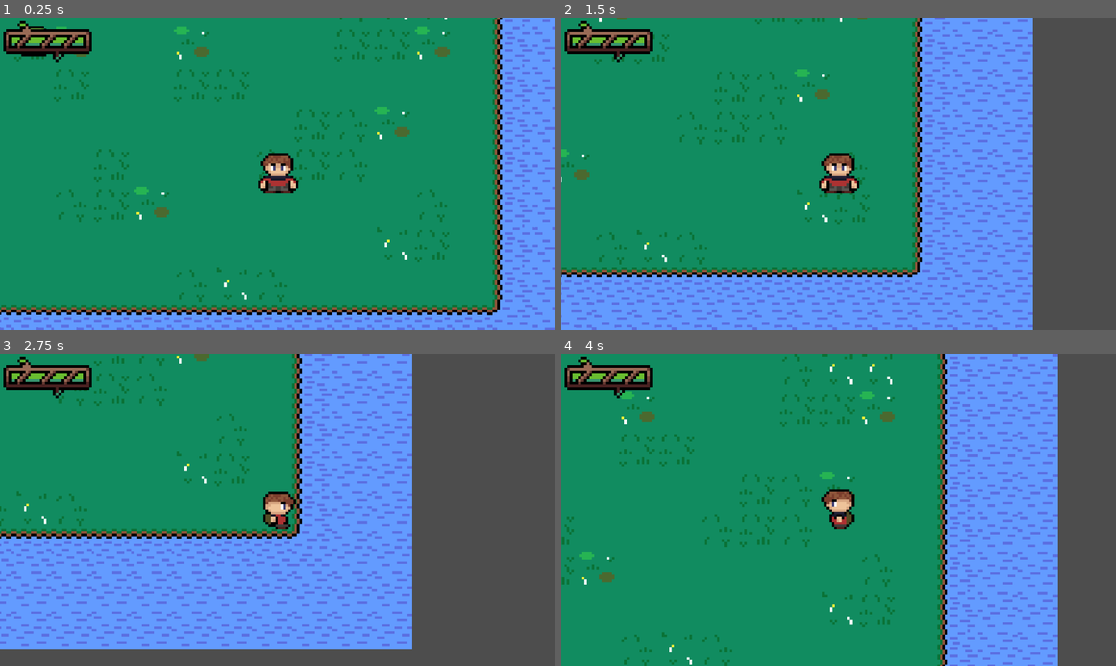
Above: before the commit, frames 1-4 (two rows, left to right).
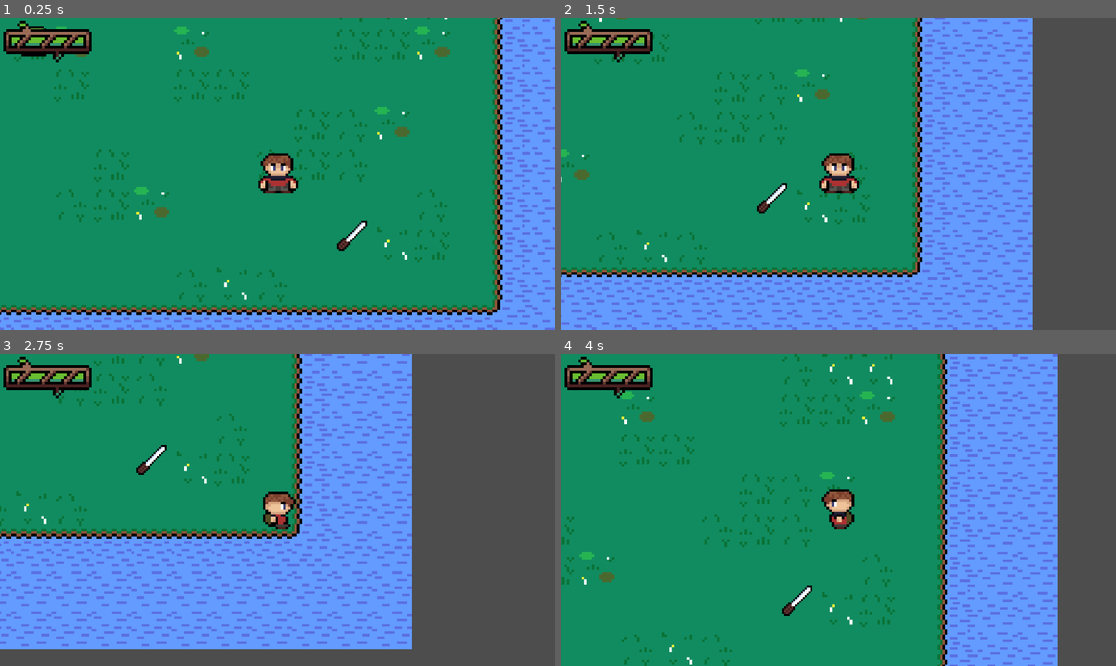
Above: after the commit, the same moments.

Repository: ttinonin/rpg
Game: Godot game, scene res://scenes/game.tscn
Same seed, same stepped clock (60 frames per second), same inputs: the game is played once before the commit and once after it.
Inputs:
- Up to frame 1 (0.25 s): no input
- Up to frame 2 (1.5 s): tap Enter at 0.5 s; hold D (move_right) 0.53-1.28 s; hold S (move_down) from 1.28 s (still down)
- Up to frame 3 (2.75 s): release S (move_down) at 2.03 s; hold D (move_right) from 2.03 s (still down)
- Up to frame 4 (4 s): release D (move_right) at 2.78 s; hold W (move_up) 2.78-3.53 s; hold A (move_left) from 3.53 s (still down)

The runs differ from the first frame. In frame 1, 0.2% of the frame differs, in the area x 60-67%, y 64-75%; in frame 2, 0.2%; in frame 3, 0.2%; in frame 4, 0.2%.

Commit message:
Adding items

Diff:
--- a/scenes/game.tscn
+++ b/scenes/game.tscn
@@ -1,13 +1,17 @@
-[gd_scene load_steps=5 format=3 uid="uid://bfrb081xwhx7q"]
+[gd_scene load_steps=6 format=3 uid="uid://bfrb081xwhx7q"]
 
 [ext_resource type="PackedScene" uid="uid://oq8qlg7g7l7i" path="res://scenes/player.tscn" id="1_cekjj"]
 [ext_resource type="PackedScene" uid="uid://cuottkh1srpur" path="res://scenes/world.tscn" id="1_ngt3g"]
 [ext_resource type="PackedScene" uid="uid://c2evp32swpuey" path="res://scenes/hud.tscn" id="2_jiqfw"]
+[ext_resource type="PackedScene" uid="uid://c52o40lgve8ty" path="res://scenes/items/dagger.tscn" id="2_r3ggf"]
 [ext_resource type="PackedScene" uid="uid://cmkp5wbxy3xe8" path="res://scenes/slime.tscn" id="4_jrrpf"]
 
 [node name="Game" type="Node2D"]
 
 [node name="world" parent="." instance=ExtResource("1_ngt3g")]
+
+[node name="dagger" parent="world" instance=ExtResource("2_r3ggf")]
+position = Vector2(160, 146)
 
 [node name="CanvasLayer" type="CanvasLayer" parent="world"]
 
@@ -22,3 +26,5 @@
 
 [node name="slime" parent="world" instance=ExtResource("4_jrrpf")]
 position = Vector2(-348, -173)
+
+[connection signal="weapon_collected" from="world/dagger" to="world/player" method="_on_dagger_weapon_collected"]
--- /dev/null
+++ b/scenes/item.tscn
@@ -0,0 +1,23 @@
+[gd_scene load_steps=2 format=3 uid="uid://bvoqte3s5viyh"]
+
+[sub_resource type="GDScript" id="GDScript_6wdgp"]
+script/source = "extends Item
+
+class_name Weapon
+
+var damage: float
+
+# Called when the node enters the scene tree for the first time.
+func _ready() -> void:
+	sprite_2d.texture = texture
+
+
+# Called every frame. 'delta' is the elapsed time since the previous frame.
+func _process(delta: float) -> void:
+	pass
+"
+
+[node name="item" type="Node2D"]
+script = SubResource("GDScript_6wdgp")
+
+[node name="Sprite2D" type="Sprite2D" parent="."]
--- /dev/null
+++ b/scenes/items/dagger.tscn
@@ -0,0 +1,21 @@
+[gd_scene load_steps=4 format=3 uid="uid://c52o40lgve8ty"]
+
+[ext_resource type="Texture2D" uid="uid://bi8uktbj5anb5" path="res://assets/sprites/items/dagger.png" id="1_k5mxv"]
+[ext_resource type="Script" path="res://scripts/items/dagger.gd" id="1_md1i7"]
+
+[sub_resource type="RectangleShape2D" id="RectangleShape2D_6suw5"]
+size = Vector2(47, 48)
+
+[node name="dagger" type="Node2D"]
+script = ExtResource("1_md1i7")
+
+[node name="Sprite2D" type="Sprite2D" parent="."]
+texture = ExtResource("1_k5mxv")
+
+[node name="Area2D" type="Area2D" parent="."]
+
+[node name="CollisionShape2D" type="CollisionShape2D" parent="Area2D"]
+position = Vector2(-1.5, -2)
+shape = SubResource("RectangleShape2D_6suw5")
+
+[connection signal="body_entered" from="Area2D" to="." method="_on_area_2d_body_entered"]
--- /dev/null
+++ b/scripts/items/dagger.gd
@@ -0,0 +1,23 @@
+extends Node2D
+
+signal weapon_collected
+
+var item_name = "dagger"
+var description = "daniel menezes"
+var damage = 10
+
+# Called when the node enters the scene tree for the first time.
+func _ready() -> void:
+	pass # Replace with function body.
+
+# Called every frame. 'delta' is the elapsed time since the previous frame.
+func _process(delta: float) -> void:
+	pass
+
+func _on_area_2d_body_entered(body: Node2D) -> void:
+	if body.name == "player":
+		emit_signal("weapon_collected", self)
+		queue_free()
+
+func _on_weapon_collected() -> void:
+	pass # Replace with function body.
--- a/scripts/player.gd
+++ b/scripts/player.gd
@@ -4,11 +4,12 @@
 var health = 100.0
 var direction = Vector2.ZERO
 var animation_status = ""
+var current_item = null
 
 @onready var animated_sprite: AnimatedSprite2D = $AnimatedSprite2D
 
-func attack():
-	print("attack")
+func setItem(item):
+	current_item = item
 
 func move():
 	direction = Vector2.ZERO
@@ -43,4 +44,7 @@
 func _physics_process(delta: float) -> void:
 	move()
 	animate()
-	attack()
+
+
+func _on_dagger_weapon_collected(weapon) -> void:
+	setItem(weapon)
Binary file added: assets/sprites/items/dagger.png
Not shown, added: assets/sprites/items/dagger.png.import
